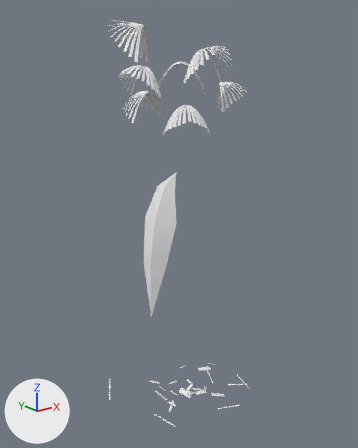
Renders of the OBJ model game/assets/models/plants/SM_Plant_FanPalmMature_Leaf.obj from each side of a commit.
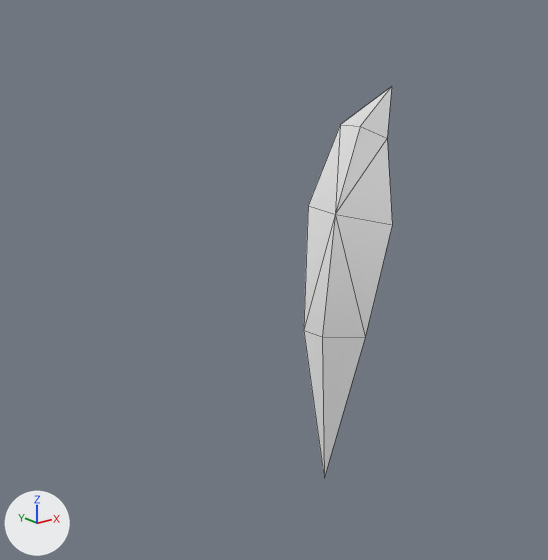
Each version is shown whole from a camera (50 mm lens) standing at (-5.94, -7.51, 6.89) and looking at (0.05, -0.01, 3.89), then close up on the part from 9% to 66% of the width and 31% to 78% of the height. Arrows for +X, +Y and +Z are at lower left; the lights stay in place. The older version's two pictures come first. The close-ups show mesh edges as thin lines. Where no turn or scale is listed for an object, it has been applied to the vertices.

Before the edit, the objects in view are built like this:
```python
me_sm_plant_fanpalmmature_leaf = bpy.data.meshes.new('SM_Plant_FanPalmMature_Leaf')
me_sm_plant_fanpalmmature_leaf.from_pydata(...)  # 1892 vertices, 1964 faces; spans x -1.36..1.4, y -1.32..1.31, z -0.05..7.72
ob_sm_plant_fanpalmmature_leaf = bpy.data.objects.new('SM_Plant_FanPalmMature_Leaf', me_sm_plant_fanpalmmature_leaf)
ob_sm_plant_fanpalmmature_leaf.location = (0.0, 0.0, 0.0)
```
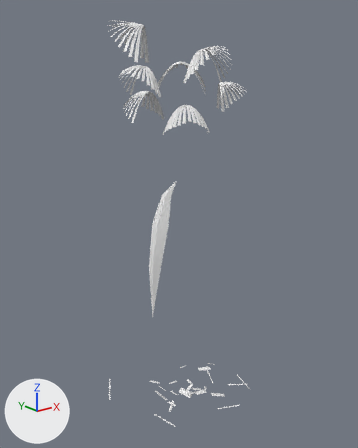
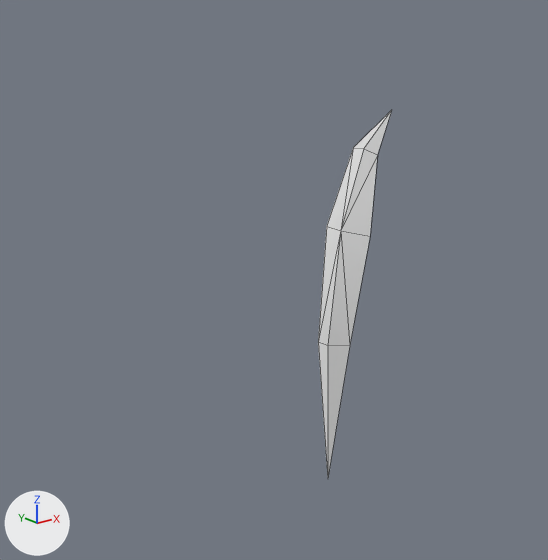
Where the change shows, as pixel boxes [x1, y1, x2, y2] in the close-ups (548 x 560 px):
'SM_Plant_FanPalmMature_Leaf', reshaped: before [304, 87, 392, 477]; after [318, 110, 392, 475]

The change, as a diff of the scene's bpy script:
```diff
--- a/game/assets/models/plants/SM_Plant_FanPalmMature_Leaf.obj.py
+++ b/game/assets/models/plants/SM_Plant_FanPalmMature_Leaf.obj.py
@@ me_sm_plant_fanpalmmature_leaf @@
 me_sm_plant_fanpalmmature_leaf.from_pydata(...)  # 1892 vertices, 1964 faces; spans x -1.36..1.4, y -1.32..1.31, z -0.05..7.72
 # used by ob_sm_plant_fanpalmmature_leaf; location = (0.0, 0.0, 0.0)
-me_sm_plant_fanpalmmature_leaf.vertices[1881].co = (0.0, 0.0, 4.96)  # pixel (391, 86)
-me_sm_plant_fanpalmmature_leaf.vertices[1882].co = (-0.29, 0.24, 4.67)  # pixel (340, 124)
-me_sm_plant_fanpalmmature_leaf.vertices[1883].co = (-0.33, -0.05, 4.72)  # pixel (360, 126)
-me_sm_plant_fanpalmmature_leaf.vertices[1884].co = (-0.17, -0.15, 4.63)  # pixel (387, 138)
-me_sm_plant_fanpalmmature_leaf.vertices[1885].co = (-0.59, 0.24, 4.11)  # pixel (308, 205)
-me_sm_plant_fanpalmmature_leaf.vertices[1886].co = (-0.59, -0.08, 4.12)  # pixel (335, 214)
-me_sm_plant_fanpalmmature_leaf.vertices[1887].co = (-0.26, -0.33, 4.04)  # pixel (392, 224)
-me_sm_plant_fanpalmmature_leaf.vertices[1888].co = (-0.77, 0.08, 3.22)  # pixel (303, 330)
-me_sm_plant_fanpalmmature_leaf.vertices[1889].co = (-0.73, -0.1, 3.22)  # pixel (322, 336)
-me_sm_plant_fanpalmmature_leaf.vertices[1890].co = (-0.46, -0.26, 3.2)  # pixel (365, 337)
-me_sm_plant_fanpalmmature_leaf.vertices[1891].co = (-0.74, -0.1, 2.08)  # pixel (324, 478)
+# me_sm_plant_fanpalmmature_leaf part 1
+me_sm_plant_fanpalmmature_leaf.vertices[1881].co = (0.0, 0.0, 4.79)  # pixel (391, 109)
+me_sm_plant_fanpalmmature_leaf.vertices[1882].co = (-0.28, 0.11, 4.52)  # pixel (353, 147)
+me_sm_plant_fanpalmmature_leaf.vertices[1883].co = (-0.29, -0.04, 4.55)  # pixel (363, 148)
+me_sm_plant_fanpalmmature_leaf.vertices[1884].co = (-0.21, -0.1, 4.5)  # pixel (377, 154)
+me_sm_plant_fanpalmmature_leaf.vertices[1885].co = (-0.54, 0.09, 3.98)  # pixel (326, 226)
+me_sm_plant_fanpalmmature_leaf.vertices[1886].co = (-0.53, -0.08, 3.98)  # pixel (340, 230)
+me_sm_plant_fanpalmmature_leaf.vertices[1887].co = (-0.37, -0.2, 3.94)  # pixel (370, 236)
+me_sm_plant_fanpalmmature_leaf.vertices[1888].co = (-0.7, 0.0, 3.14)  # pixel (318, 341)
+me_sm_plant_fanpalmmature_leaf.vertices[1889].co = (-0.68, -0.1, 3.14)  # pixel (327, 345)
+me_sm_plant_fanpalmmature_leaf.vertices[1890].co = (-0.54, -0.18, 3.12)  # pixel (349, 345)
+me_sm_plant_fanpalmmature_leaf.vertices[1891].co = (-0.7, -0.1, 2.05)
```
